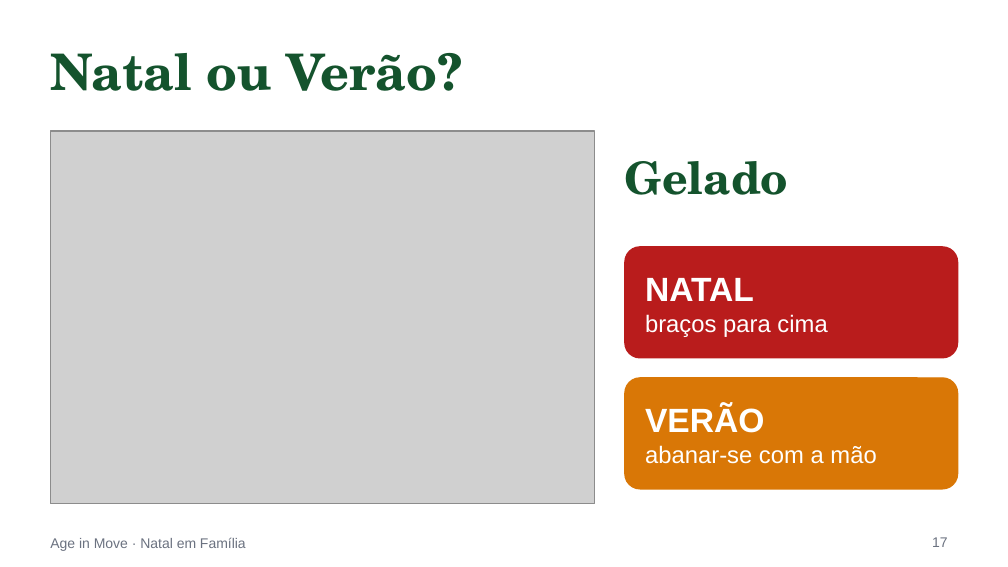
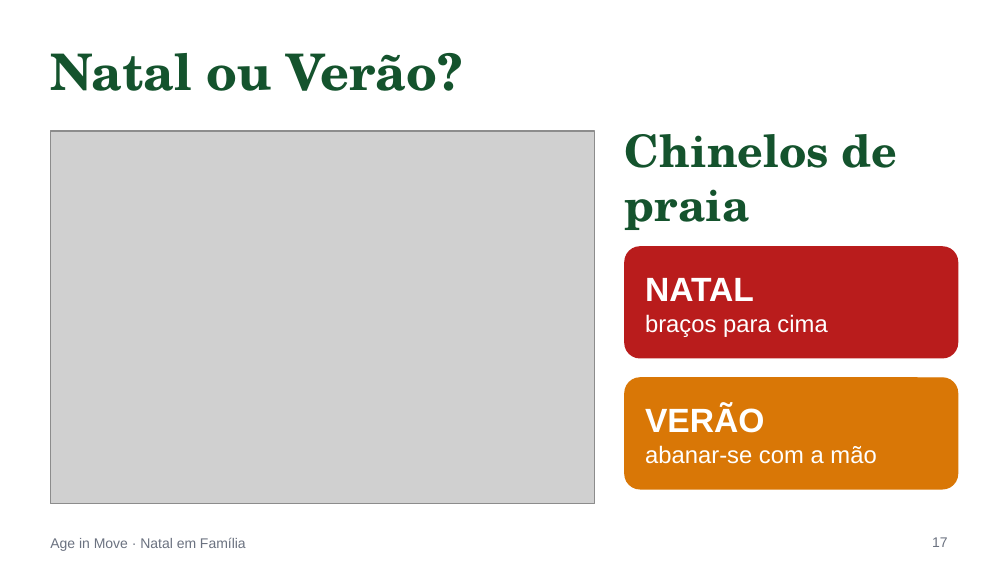
Before and after one commit to ageinmove25-bit/age-in-move-platform, a slide deck: slide 17 of materiais/powerpoints/pptx/v2/natal-em-familia.pptx. Drawn at 1008x567 pixels with LibreOffice and Linux fonts; fonts in the diff are those of the drawing; grey boxes stand for pictures. Boxes give left, top, right and bottom in pixels: in the first picture for what was removed or moved away, otherwise in the second. Text is boxed around its words. In the diff, an @@ line names an element or a change of style, - is before the commit and + after.

```diff
--- a/materiais/powerpoints/pptx/v2/natal-em-familia.pptx
+++ b/materiais/powerpoints/pptx/v2/natal-em-familia.pptx
@@ text at bbox=[625, 134, 898, 230]: text changed @@
-Gelado
+Chinelos de praia
```
Also in this commit, not shown: 11 other slides changed, 1 slide added, 1 slide removed, 24 other files.
